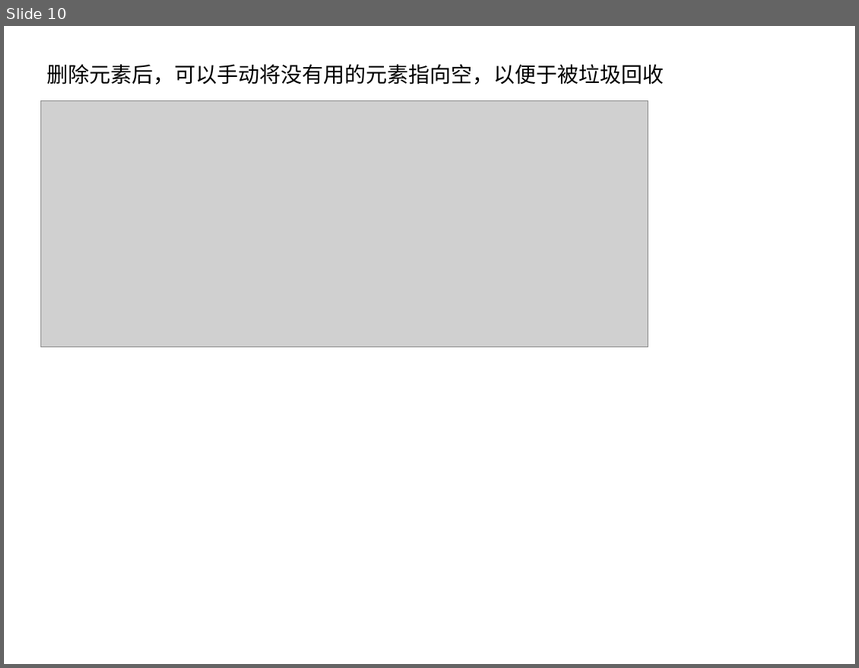
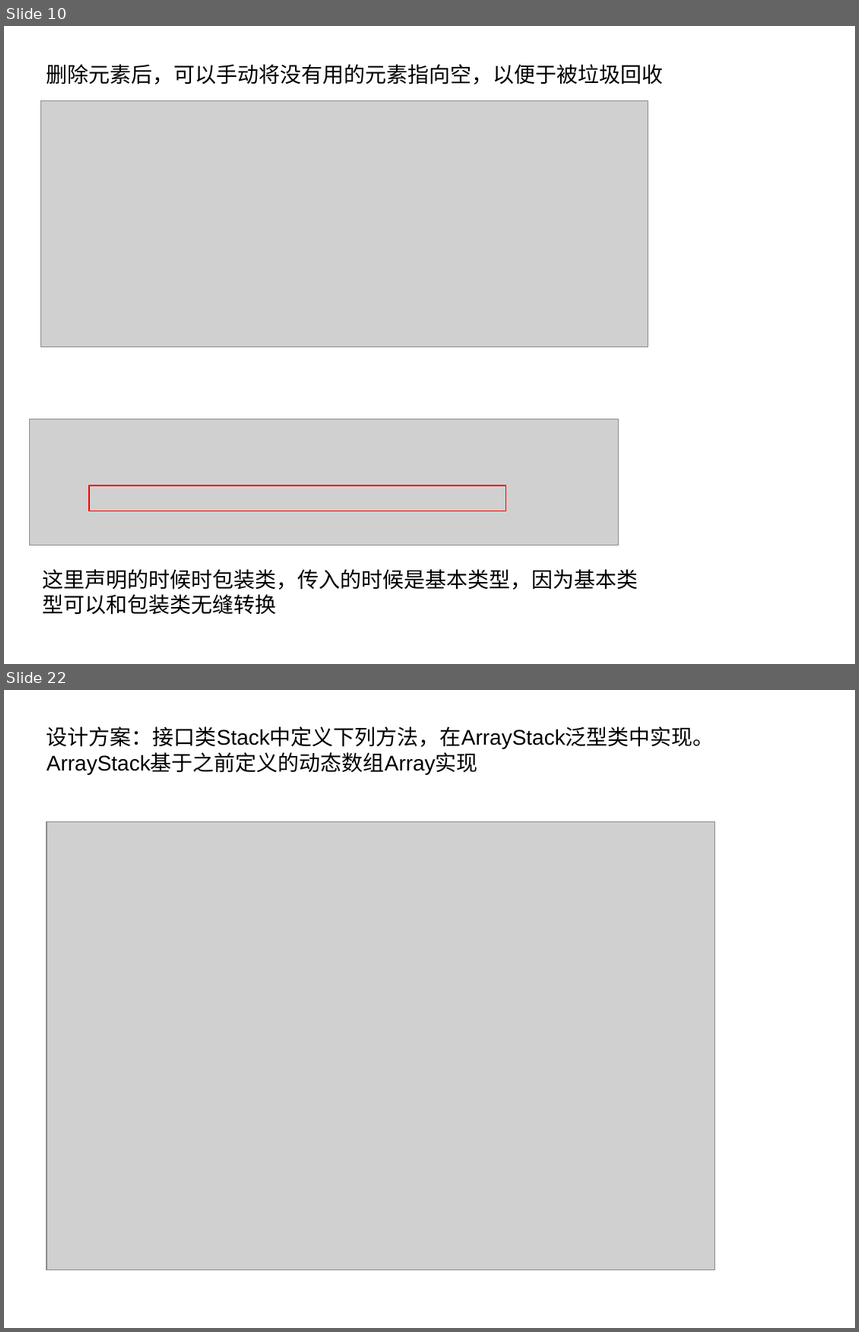
Before and after one commit to xiaolong0813/mooc, a slide deck: resources/datastruc_algorithm.pptx. Shown one above the other, each under a label of ours: slide 10 before the commit, slides 10 and 22 after it; the slides between them are not shown. The pictures are 859x668 and 859x1332 pixels, drawn with LibreOffice and Linux fonts; fonts in the diff are those of the drawing; grey boxes stand for pictures. Boxes give left, top, right and bottom in pixels: in the first picture for what was removed or moved away, otherwise in the second. Text is boxed around its words. In the diff, an @@ line names an element or a change of style, - is before the commit and + after.

```diff
--- a/resources/datastruc_algorithm.pptx
+++ b/resources/datastruc_algorithm.pptx
@@ slide 22 added at (4, 690, 855, 1328), background #FFFFFF @@
@@ text added at (47, 726, 715, 774), 18 pt, text #000000 @@
+设计方案：接口类Stack中定义下列方法，在ArrayStack泛型类中实现。ArrayStack基于之前定义的动态数组Array实现
@@ picture added at (47, 822, 715, 1270) @@
@@ slide 10 changed as well @@
@@ picture added at (30, 419, 619, 545) @@
@@ rectangle added at (89, 486, 506, 511), outline #FF0000 0.99 pt @@
@@ text added at (43, 569, 639, 615), 18 pt, text #000000 @@
+这里声明的时候时包装类，传入的时候是基本类型，因为基本类型可以和包装类无缝转换
```
Also in this commit, not shown: 2 other slides changed, 11 other slides added, 9 other files.
